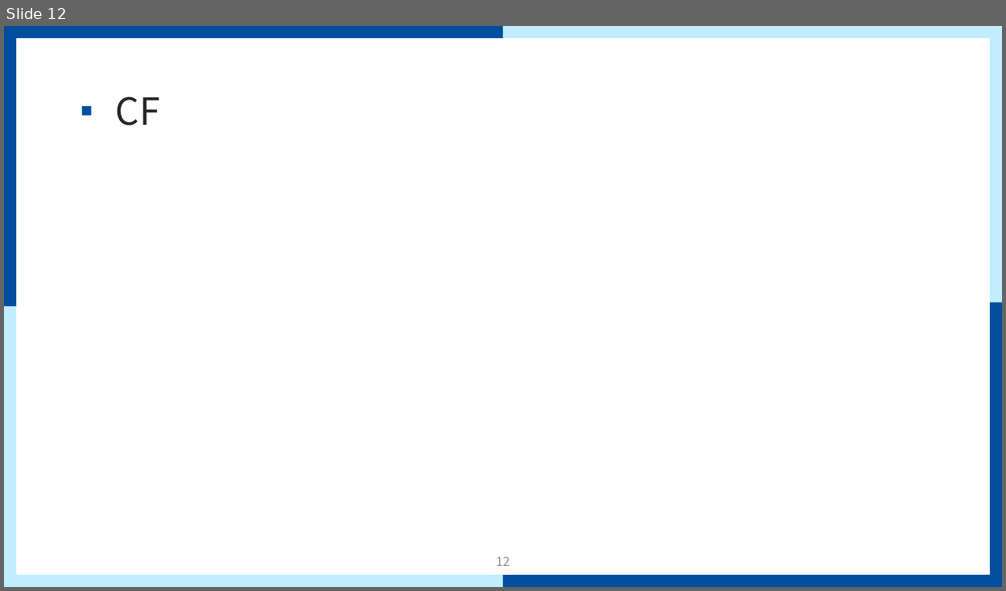
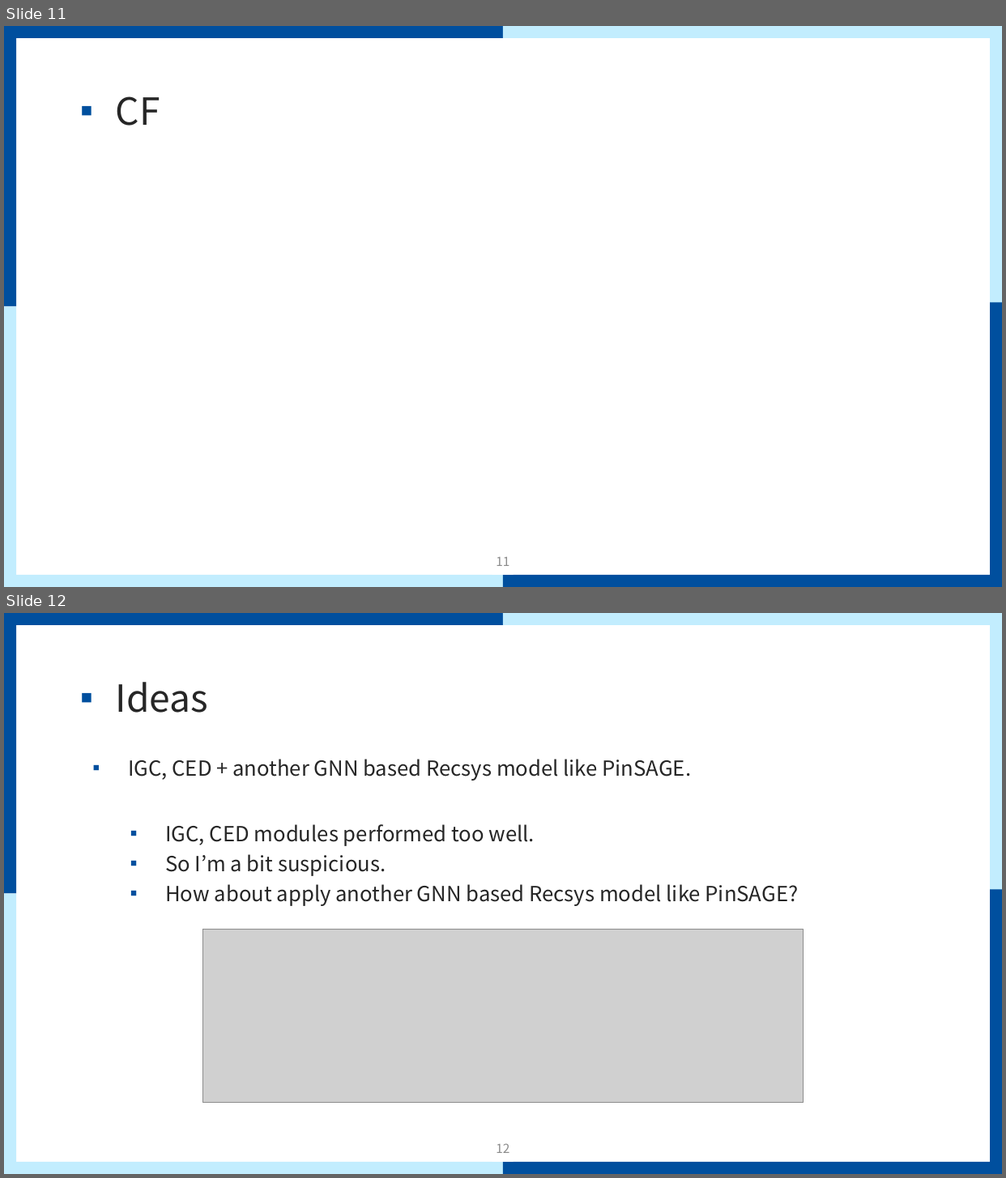
Before and after one commit to mmvv11/GraduateStudies, a slide deck: papers/papersForKCC/논문 관련 조사 및 아이디어.pptx. Shown one above the other, each under a label of ours: slide 12 before the commit, slides 11 and 12 after it. The pictures are 1006x591 and 1006x1178 pixels, drawn with LibreOffice and Linux fonts; fonts in the diff are those of the drawing; grey boxes stand for pictures; background and template pictures are left out. Boxes give left, top, right and bottom in pixels: in the first picture for what was removed or moved away, otherwise in the second. Text is boxed around its words. In the diff, an @@ line names an element or a change of style, - is before the commit and + after.

```diff
--- a/papers/papersForKCC/논문 관련 조사 및 아이디어.pptx
+++ b/papers/papersForKCC/논문 관련 조사 및 아이디어.pptx
@@ slide 12 added at bbox=[4, 613, 1002, 1174], background #FFFFFF; not listed: 9 template elements that a slide beside it also shows @@
@@ title added at bbox=[116, 682, 209, 713], 36 pt, text #262626 @@
+▪ Ideas
@@ text added at bbox=[128, 759, 799, 906], 20 pt, text #262626 @@
+▪ IGC, CED + another GNN based Recsys model like PinSAGE.
+  ▪ IGC, CED modules performed too well.
+  ▪ So I’m a bit suspicious.
+  ▪ How about apply another GNN based Recsys model like PinSAGE?
@@ picture added at bbox=[202, 930, 803, 1102] @@
@@ page number added at bbox=[496, 1144, 509, 1153], 12 pt, text #8C8C8C @@
+12
@@ what was slide 12 is now slide 11 @@
@@ page number at bbox=[496, 557, 509, 566]: text changed @@
-12
+11
```
Also in this commit, not shown: 4 slides changed, 1 other slide added, 2 slides removed, 2 other files.
